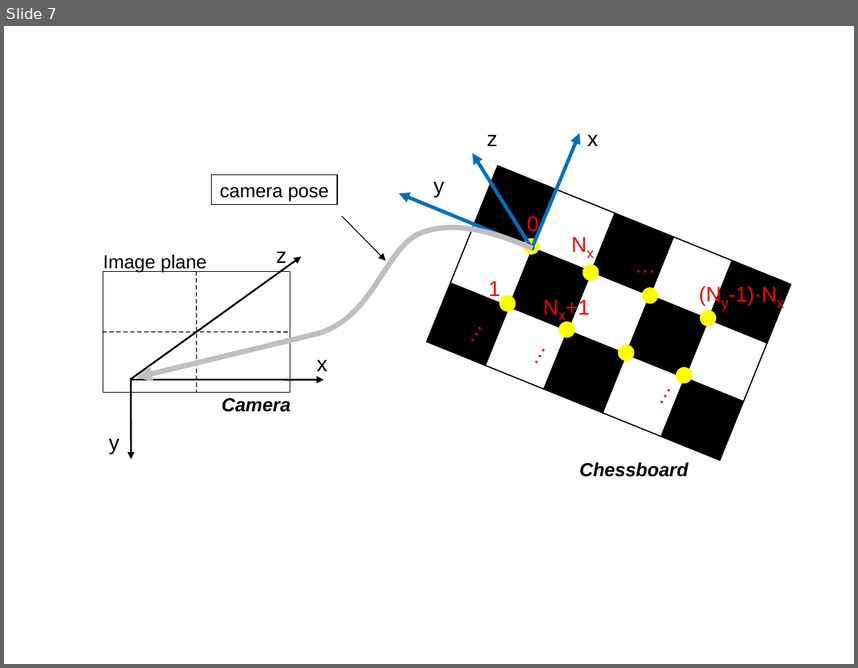
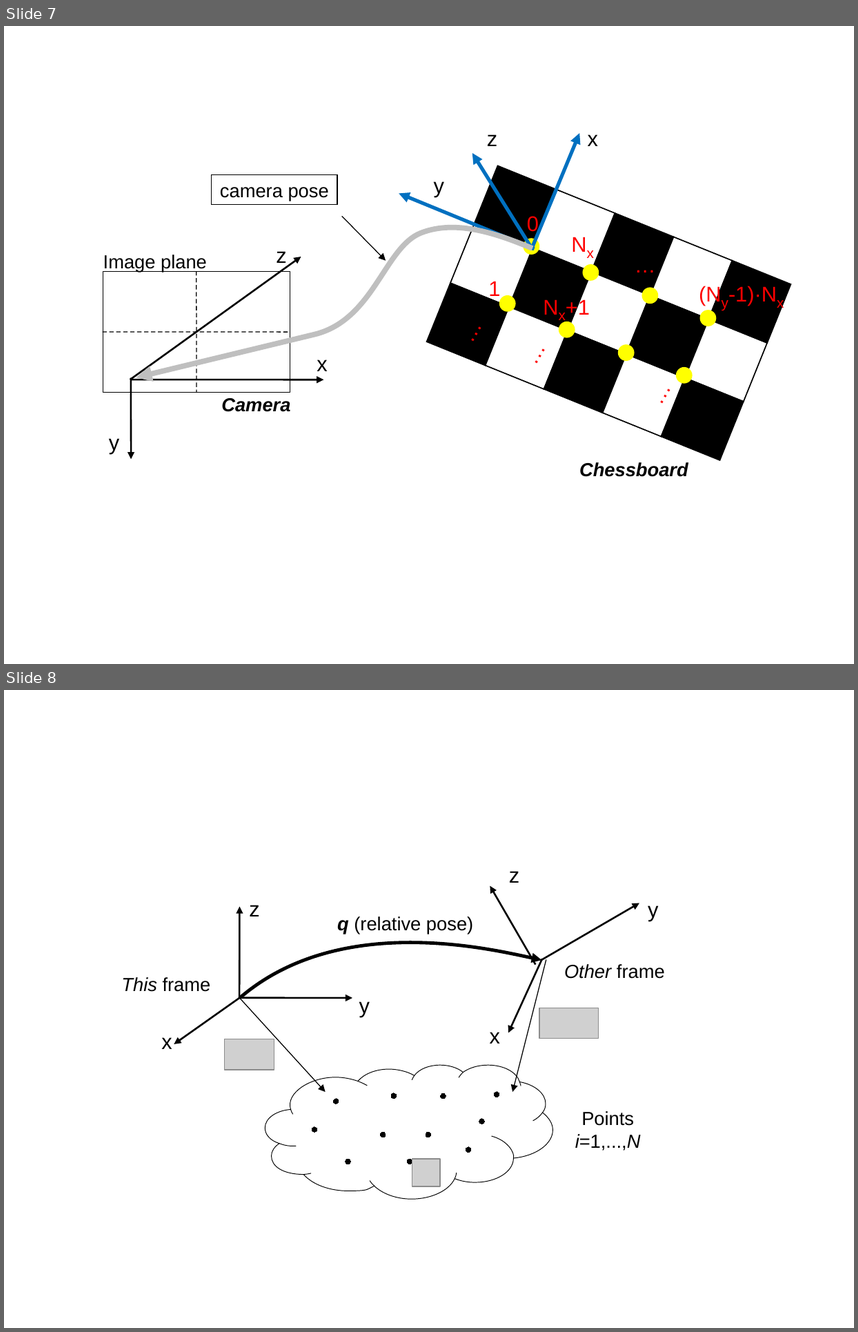
Before and after one commit to MRPT/mrpt, a slide deck: doc/design_of_images/figures_for_docs.odp. Shown one above the other, each under a label of ours: slide 7 before the commit, slides 7 and 8 after it. The pictures are 858x668 and 858x1332 pixels, drawn with LibreOffice and Linux fonts; fonts in the diff are those of the drawing; grey boxes stand for pictures. Boxes give left, top, right and bottom in pixels: in the first picture for what was removed or moved away, otherwise in the second. Text is boxed around its words. In the diff, an @@ line names an element or a change of style, - is before the commit and + after.

```diff
--- a/doc/design_of_images/figures_for_docs.odp
+++ b/doc/design_of_images/figures_for_docs.odp
@@ slide 8 added at box(4, 690, 854, 1328), background #FFFFFF @@
@@ group added at box(481, 858, 667, 1050): 3 frees, 3 freeform shapes @@
+z
+x
+y
@@ free added at box(329, 907, 481, 936), 16 pt, text #000000 @@
+q (relative pose)
@@ freeform shape added at box(239, 946, 542, 998), outline #000000 2.83 pt @@
@@ free added at box(556, 954, 673, 984), 16 pt, text #000000, italic @@
+Other frame
@@ free added at box(113, 968, 218, 998), 16 pt, text #000000 @@
+This frame
@@ freeform shape added at box(513, 960, 546, 1092), outline #000000 0.74 pt @@
@@ freeform shape added at box(239, 998, 326, 1092), outline #000000 0.74 pt @@
@@ group added at box(154, 891, 378, 1056): 3 freeform shapes, 3 frees @@
+z
+x
+y
@@ picture added at box(539, 1008, 598, 1038) @@
@@ picture added at box(225, 1038, 274, 1069) @@
@@ freeform shape added at box(265, 1065, 553, 1199), outline #000000 0.57 pt @@
@@ ellipse added at box(334, 1098, 339, 1103), fill #000000, outline #000000 0 pt @@
@@ ellipse added at box(391, 1093, 396, 1098), fill #000000, outline #000000 0 pt @@
@@ ellipse added at box(441, 1093, 446, 1098), fill #000000, outline #000000 0 pt @@
@@ ellipse added at box(495, 1092, 499, 1096), fill #000000, outline #000000 0 pt @@
@@ free added at box(567, 1103, 649, 1153), 16 pt, text #000000 @@
+Points
+i=1,...,N
@@ ellipse added at box(479, 1118, 484, 1123), fill #000000, outline #000000 0 pt @@
@@ ellipse added at box(312, 1127, 317, 1132), fill #000000, outline #000000 0 pt @@
@@ ellipse added at box(381, 1132, 386, 1137), fill #000000, outline #000000 0 pt @@
@@ ellipse added at box(426, 1132, 430, 1137), fill #000000, outline #000000 0 pt @@
@@ ellipse added at box(346, 1159, 351, 1163), fill #000000, outline #000000 0 pt @@
@@ ellipse added at box(407, 1159, 412, 1163), fill #000000, outline #000000 0 pt @@
@@ picture added at box(412, 1159, 440, 1185) @@
@@ ellipse added at box(466, 1147, 470, 1152), fill #000000, outline #000000 0 pt @@
```
Also in this commit, not shown: 3 slides changed, 5 other files.
